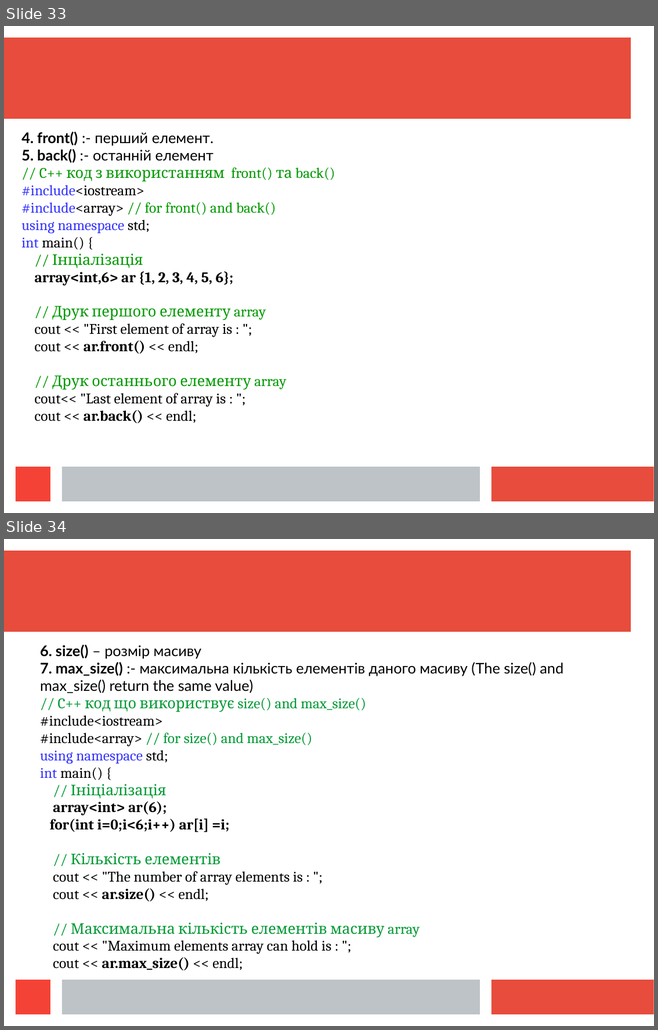
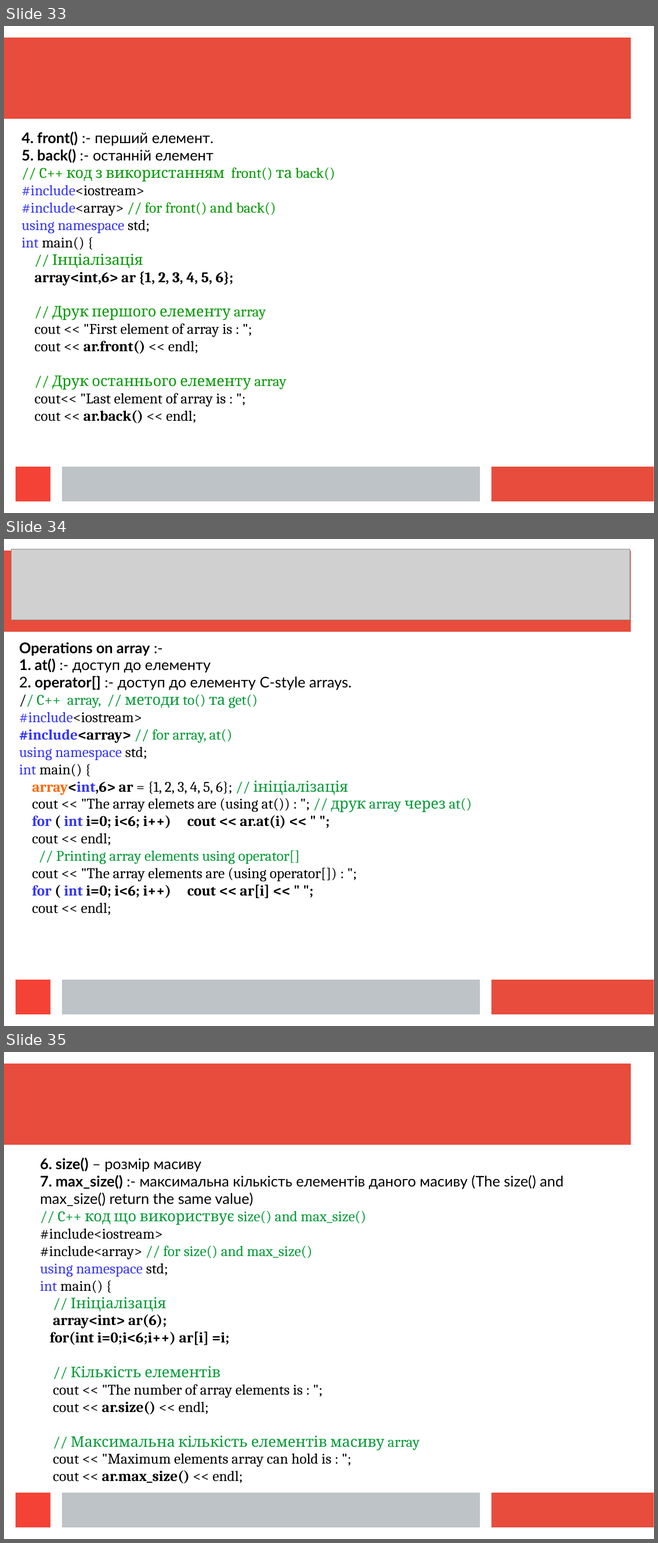
Before and after one commit to mecchmatProjects/CppCourse, a slide deck: Lect12/CppUkrTutor12_1.ppt. Shown one above the other, each under a label of ours: slides 33 and 34 before the commit, slides 33, 34 and 35 after it. The pictures are 658x1030 and 658x1543 pixels, drawn with LibreOffice and Linux fonts; fonts in the diff are those of the drawing; grey boxes stand for pictures. Boxes give left, top, right and bottom in pixels: in the first picture for what was removed or moved away, otherwise in the second. Text is boxed around its words. In the diff, an @@ line names an element or a change of style, - is before the commit and + after.

```diff
--- a/Lect12/CppUkrTutor12_1.ppt
+++ b/Lect12/CppUkrTutor12_1.ppt
@@ slide 34 added at (4,539,654,1026), background #FFFFFF; not listed: 4 template elements that a slide beside it also shows @@
@@ picture added at (11,549,630,620) @@
@@ free added at (13,636,638,937), 18 pt, text #000000 @@
+Operations on array :-
+1. at() :- доступ до елементу
+2. operator[] :- доступ до елементу C-style arrays.
+// C++ array, // методи to() та get()
+#include<iostream>
+#include<array> // for array, at()
+using namespace std;
+int main() {
+array<int,6> ar = {1, 2, 3, 4, 5, 6}; // ініціалізація
+cout << "The array elemets are (using at()) : "; // друк array через at()
+for ( int i=0; i<6; i++) cout << ar.at(i) << " ";
+cout << endl;
+// Printing array elements using operator[]
+cout << "The array elements are (using operator[]) : ";
+for ( int i=0; i<6; i++) cout << ar[i] << " ";
+cout << endl;
@@ what was slide 34 is now slide 35 @@
```
Also in this commit, not shown: 4 slides changed, 4 other files.
